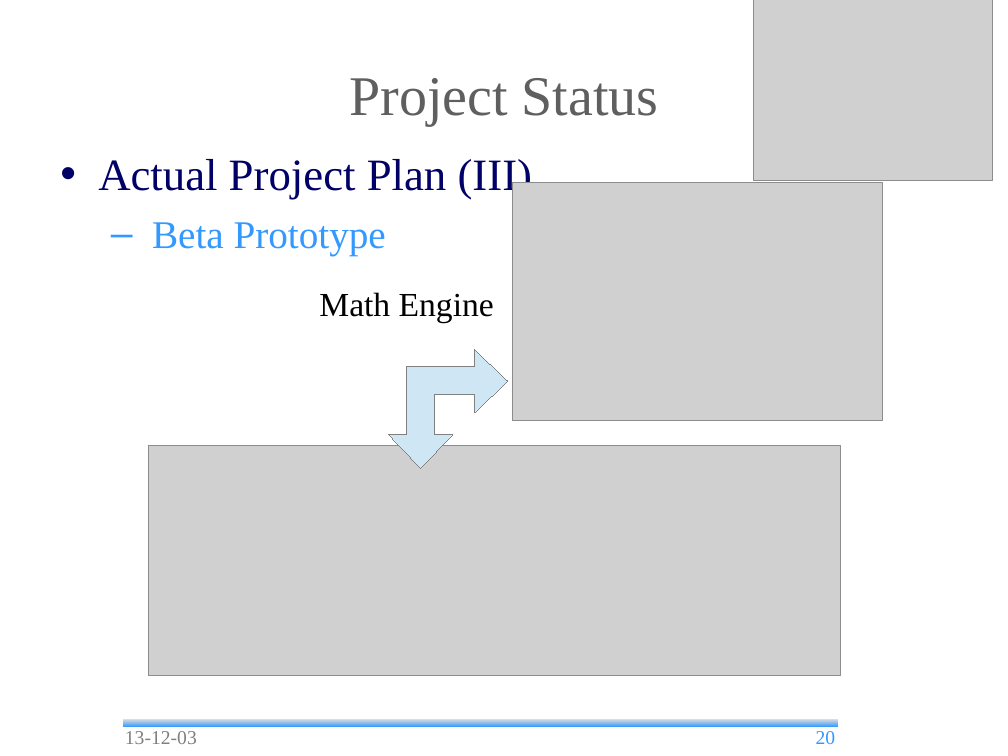
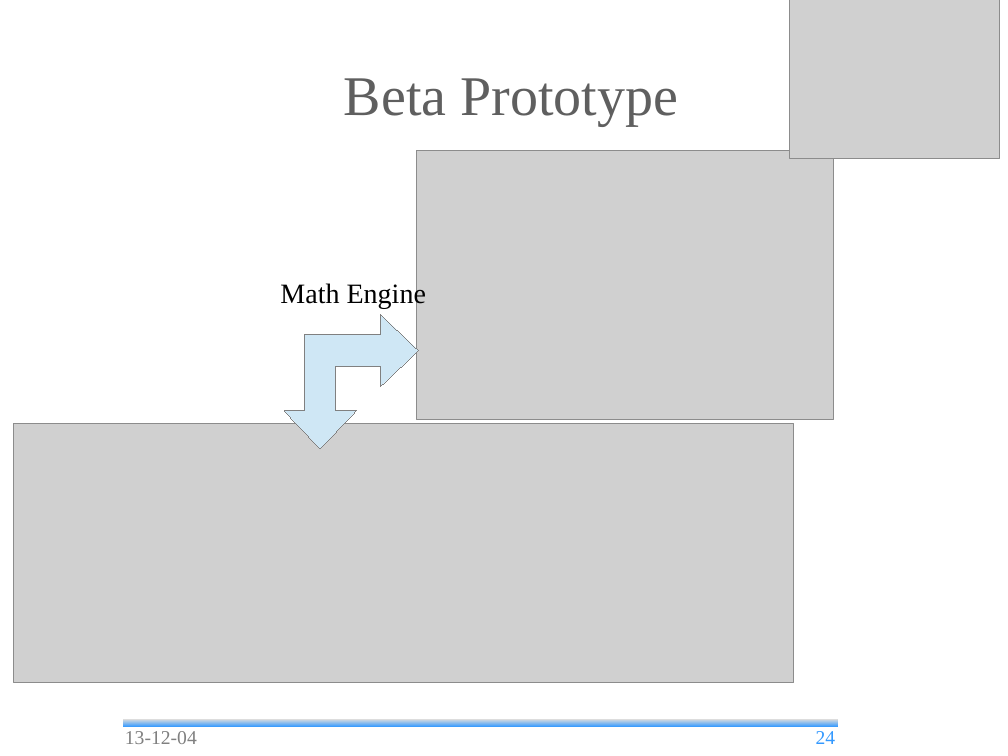
Before and after one commit to andrea-bottoli/DSD, a slide deck: slide 24 of Documentation/Presentations/Status_Report_2.odp (slide 20 before the commit). Drawn at 1008x756 pixels with LibreOffice and Linux fonts; fonts in the diff are those of the drawing; grey boxes stand for pictures; background and template pictures are left out. Boxes give left, top, right and bottom in pixels: in the first picture for what was removed or moved away, otherwise in the second. Text is boxed around its words. In the diff, an @@ line names an element or a change of style, - is before the commit and + after.

Commit message:
Status Report 2 presentation

```diff
--- a/Documentation/Presentations/Status_Report_2.odp
+++ b/Documentation/Presentations/Status_Report_2.odp
@@ picture: place and size @@
-picture at [754,0,992,180]
+picture at [789,0,999,158]
@@ title at [344,78,677,126]: text changed @@
-Project Status
+Beta Prototype
@@ text removed at [98,159,533,256] @@
-• Actual Project Plan (III)
-  – Beta Prototype
@@ picture: place and size @@
-picture at [512,182,882,420]
+picture at [416,151,834,419]
@@ text "Math Engine": place and size @@
-text "Math Engine" at [319,292,494,322]
+text "Math Engine" at [280,281,426,308]
@@ text "Math Engine" at [280,281,426,308]: size 24 to 20 pt @@
@@ freeform shape: place and size @@
-freeform shape at [389,349,508,468]
+freeform shape at [284,314,418,449]
@@ picture: place and size @@
-picture at [148,446,840,675]
+picture at [14,423,794,682]
@@ text at [125,731,197,744]: text changed @@
-13-12-03
+13-12-04
@@ page number at [816,731,836,744]: text changed @@
-20
+24
```
Also in this commit, not shown: 20 other slides changed, 11 slides added, 14 slides removed, 1 other file.
